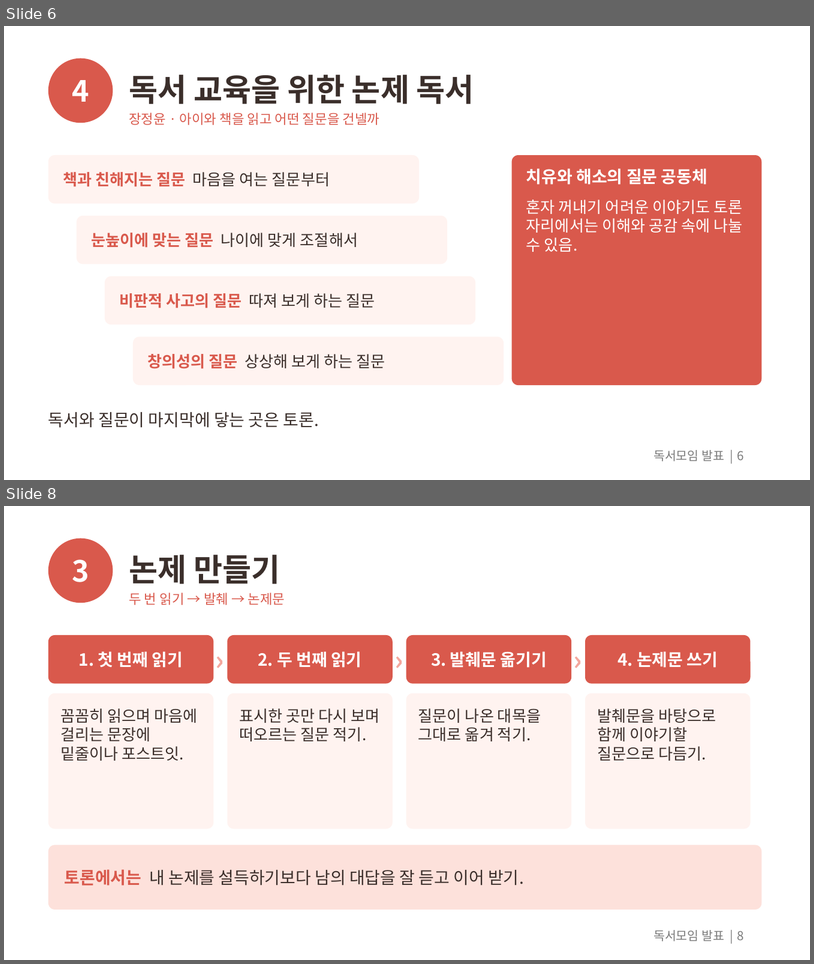
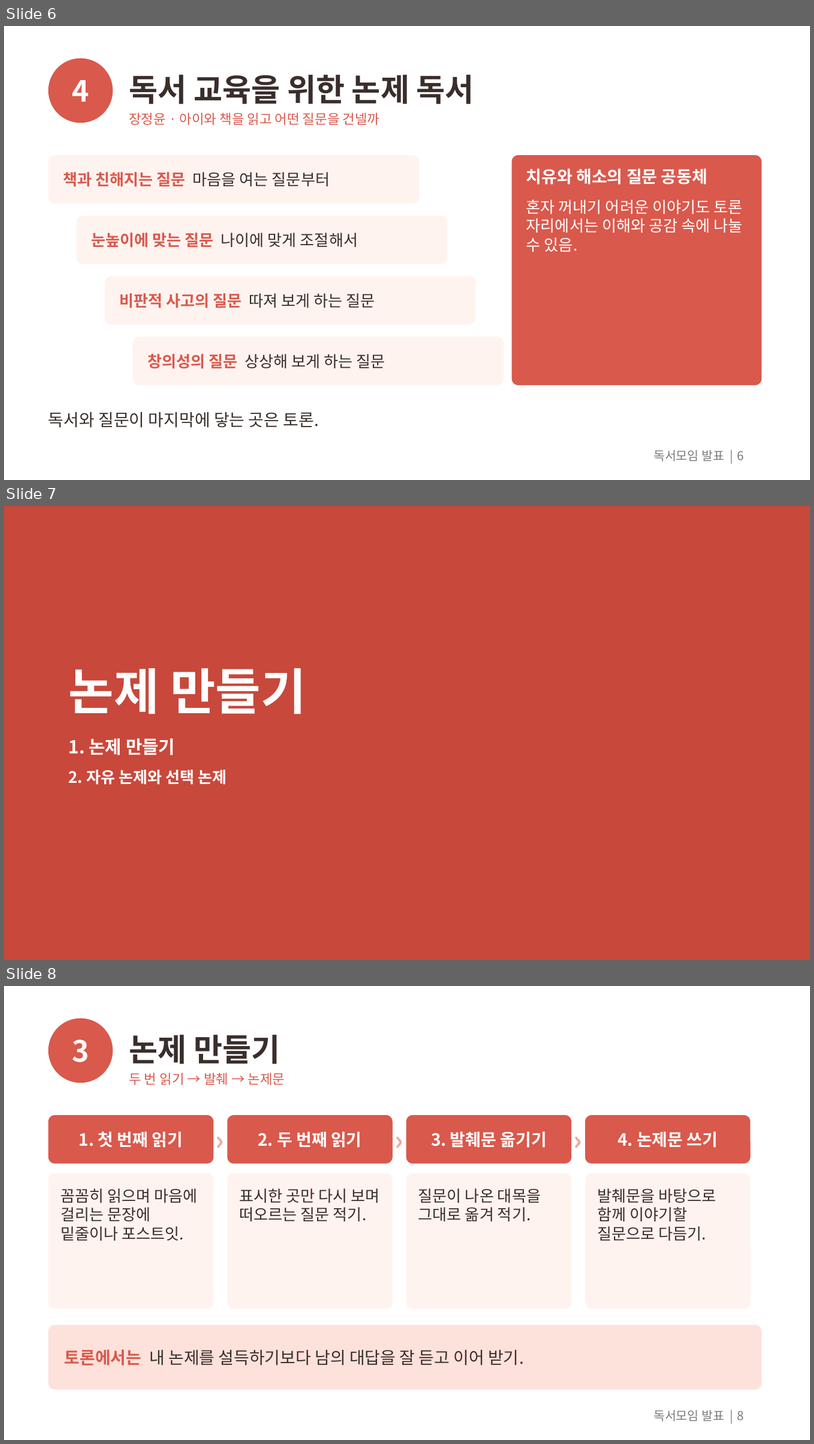
Before and after one commit to outis-books/bookclub, a slide deck: question-reading/question-reading.pptx. Shown one above the other, each under a label of ours: slides 6 and 8 before the commit, slides 6, 7 and 8 after it; the slides between them are not shown. The pictures are 814x964 and 814x1444 pixels, drawn with LibreOffice and Linux fonts; fonts in the diff are those of the drawing. Boxes give left, top, right and bottom in pixels: in the first picture for what was removed or moved away, otherwise in the second. Text is boxed around its words. In the diff, an @@ line names an element or a change of style, - is before the commit and + after.

```diff
--- a/question-reading/question-reading.pptx
+++ b/question-reading/question-reading.pptx
@@ slide 7 added at [4, 506, 810, 960], background #C8483B @@
@@ title added at [69, 668, 306, 714], 44 pt, text #FFFFFF, bold @@
+논제 만들기
@@ text added at [69, 738, 227, 784], 14 pt, text #FFFFFF, bold @@
+1. 논제 만들기
+2. 자유 논제와 선택 논제
```
Also in this commit, not shown: 7 slides changed, 10 other files.
